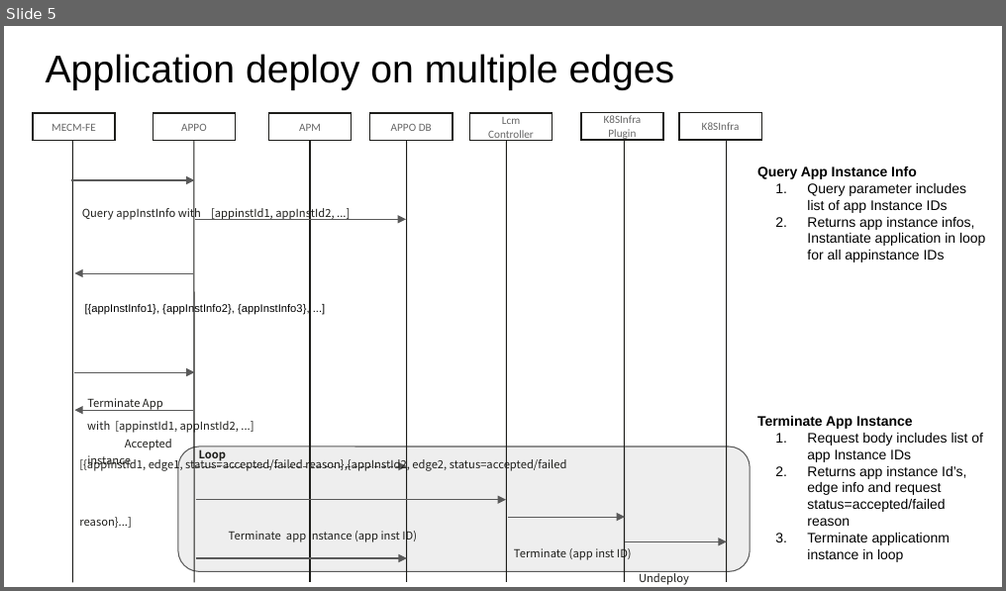
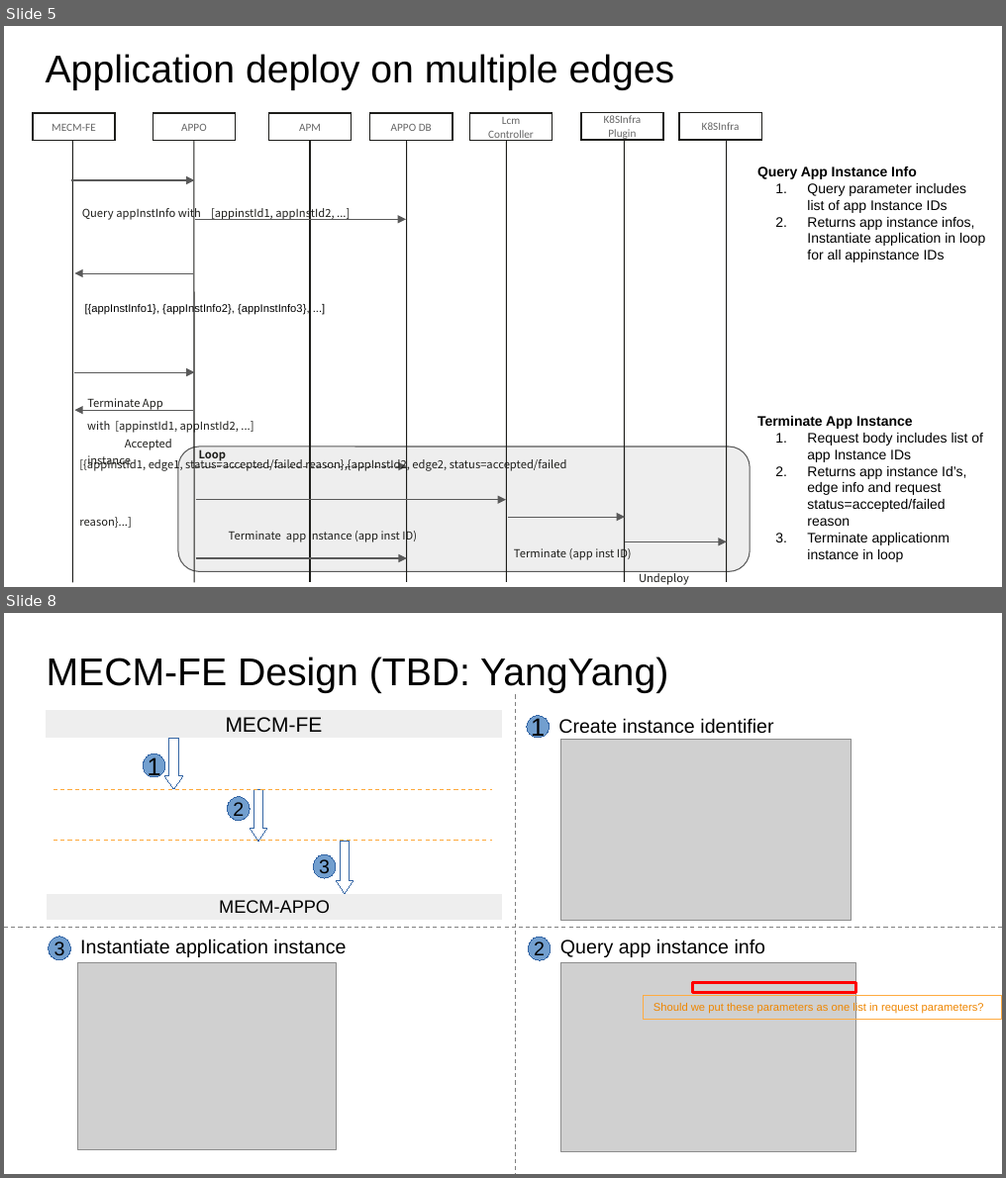
Before and after one commit to EdgeGallery/community, a slide deck: MECM PT/Release V1.0/Application deployment on multiple-edges.pptx. Shown one above the other, each under a label of ours: slide 5 before the commit, slides 5 and 8 after it; the slides between them are not shown. The pictures are 1006x591 and 1006x1178 pixels, drawn with LibreOffice and Linux fonts; fonts in the diff are those of the drawing; grey boxes stand for pictures. Boxes give left, top, right and bottom in pixels: in the first picture for what was removed or moved away, otherwise in the second. Text is boxed around its words. In the diff, an @@ line names an element or a change of style, - is before the commit and + after.

```diff
--- a/MECM PT/Release V1.0/Application deployment on multiple-edges.pptx
+++ b/MECM PT/Release V1.0/Application deployment on multiple-edges.pptx
@@ slide 8 added at [4, 613, 1002, 1174], background #FFFFFF @@
@@ title added at [47, 657, 668, 693], 28 pt, text #000000 @@
+MECM-FE Design (TBD: YangYang)
@@ line added from (516, 695) to (516, 1174), #808080 0.75 pt dashed @@
@@ rectangle added at [47, 711, 502, 738], fill #EEEEEE, outline #EEEEEE 0.75 pt, 15 pt, text #000000 @@
+MECM-FE
@@ ellipse added at [527, 716, 548, 738], fill #729FCF, outline #3465A4 0.75 pt, 18 pt, text #000000 @@
+1
@@ text added at [558, 718, 773, 734], 14 pt, text #000000 @@
+Create instance identifier
@@ ellipse added at [143, 754, 164, 777], fill #729FCF, outline #3465A4 0.75 pt, 18 pt, text #000000 @@
+1
@@ freeform shape added at [164, 738, 182, 788], outline #3465A4 0.75 pt @@
@@ picture added at [560, 739, 851, 920] @@
@@ line added from (54, 789) to (492, 789), #FEA83A 0.75 pt dashed @@
@@ freeform shape added at [251, 789, 267, 842], outline #3465A4 0.75 pt @@
@@ ellipse added at [228, 796, 250, 821], fill #729FCF, outline #3465A4 0.75 pt, 14 pt, text #000000 @@
+2
@@ line added from (54, 841) to (492, 841), #FEA83A 0.75 pt dashed @@
@@ freeform shape added at [337, 842, 353, 894], outline #3465A4 0.75 pt @@
@@ ellipse added at [313, 855, 336, 878], fill #729FCF, outline #3465A4 0.75 pt, 14 pt, text #000000 @@
+3
@@ rectangle added at [47, 894, 501, 919], fill #EEEEEE, outline #EEEEEE 0.75 pt, 13 pt, text #000000 @@
+MECM-APPO
@@ line added from (4, 928) to (1002, 928), #808080 0.75 pt dashed @@
@@ ellipse added at [48, 937, 70, 960], fill #729FCF, outline #3465A4 0.75 pt, 14 pt, text #000000 @@
+3
@@ text added at [80, 939, 346, 958], 14 pt, text #000000 @@
+Instantiate application instance
@@ ellipse added at [528, 938, 549, 961], fill #729FCF, outline #3465A4 0.75 pt, 14 pt, text #000000 @@
+2
@@ text added at [560, 939, 766, 958], 14 pt, text #000000 @@
+Query app instance info
@@ picture added at [78, 963, 337, 1150] @@
@@ picture added at [560, 963, 856, 1153] @@
@@ rectangle added at [644, 995, 1002, 1019], outline #FFAB40 0.75 pt, 8 pt, text #EF8600 @@
+Should we put these parameters as one list in request parameters?
@@ rectangle added at [693, 983, 856, 993], outline #FF0000 2 pt @@
```
Also in this commit, not shown: 3 slides changed, 15 other slides added, 1 other file.
